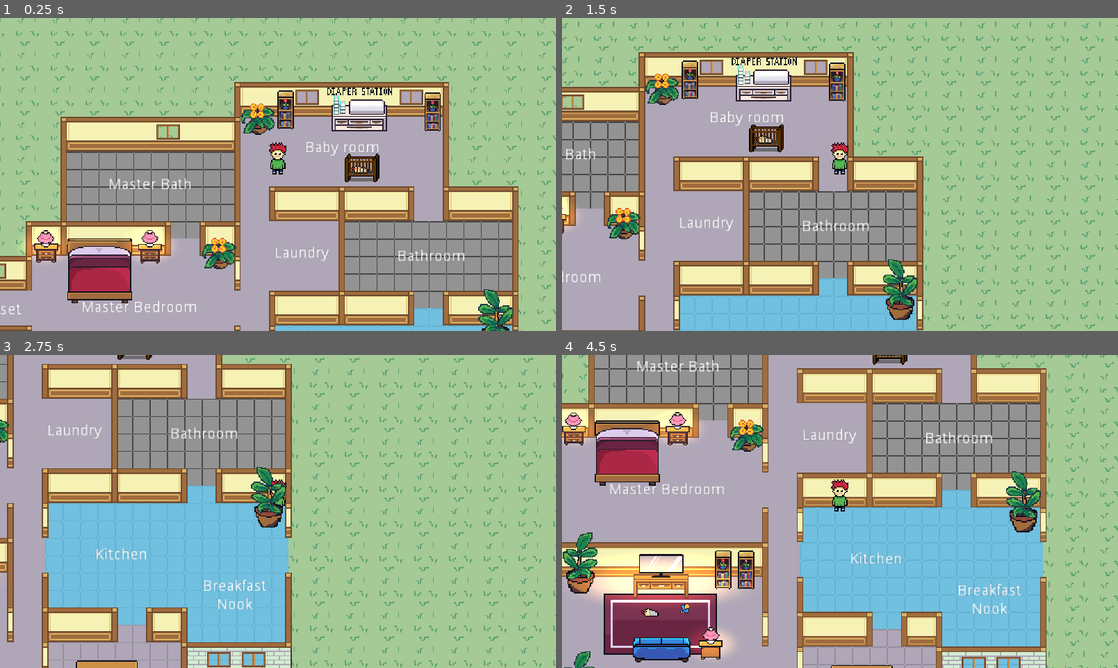
Above: before the commit, frames 1-4 (two rows, left to right).
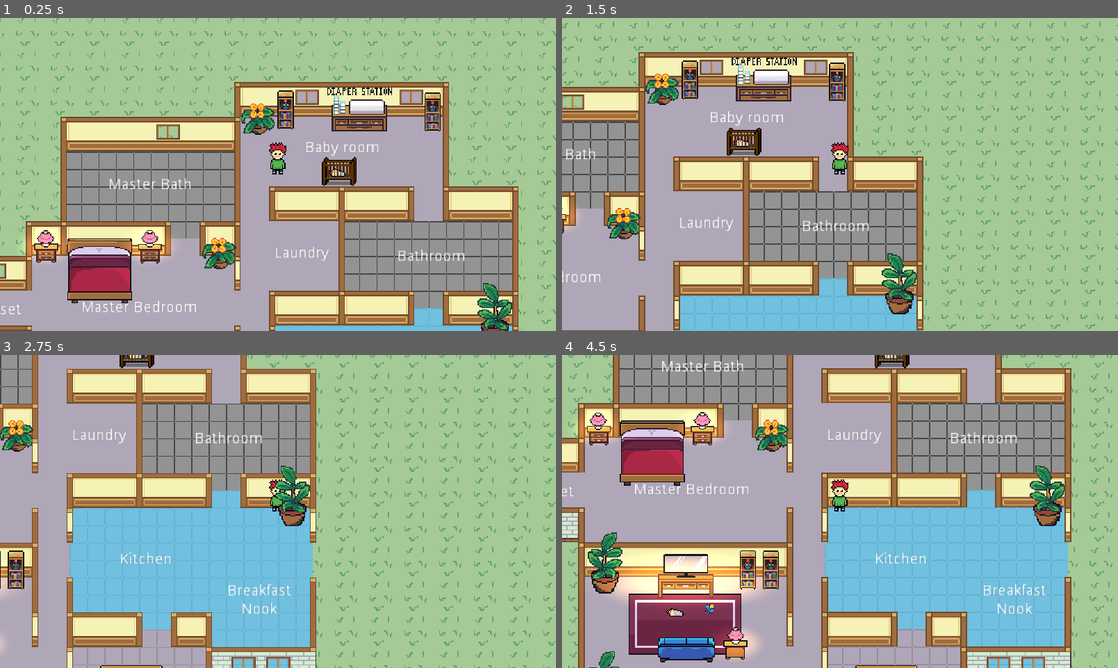
Above: after the commit, the same moments.

Repository: kevinms/godot-wild-jam-24
Game: Godot game, scene res://HouseV2.tscn
Two runs of this game, one before a commit and one after it. Both use one fixed random seed, a clock stepped at 60 frames per second and the inputs below. This scene is started directly instead of the project's main scene.
Inputs:
- Up to frame 1 (0.25 s): no input
- Up to frame 2 (1.5 s): tap Enter at 0.5 s; hold Right (ui_right) 0.53-1.28 s; hold Down (ui_down) from 1.28 s (still down)
- Up to frame 3 (2.75 s): release Down (ui_down) at 2.03 s; hold Right (ui_right) from 2.03 s (still down)
- Up to frame 4 (4.5 s): tap Space at 2.75 s; release Right (ui_right) at 2.78 s; hold Up (ui_up) 2.78-3.53 s; tap Enter at 3.5 s; hold Left (ui_left) from 3.53 s (still down)

The runs differ from the first frame. In frame 1, 1.7% of the frame differs, in the area x 57-93%, y 28-100%; in frame 2, 1.9%; in frame 3, 33%; in frame 4, 40%, in the area x 0-100%, y 0-100%.

Commit message:
Changed color palette of changing table.

Diff:
--- a/HouseV2.tscn
+++ b/HouseV2.tscn
@@ -428,7 +428,7 @@
 position = Vector2( 99.9185, 219.726 )
 
 [node name="PlantTall3" parent="YSort" instance=ExtResource( 12 )]
-position = Vector2( 509.687, 54.263 )
+position = Vector2( 508.98, 48.9597 )
 scale = Vector2( -1, 1 )
 
 [node name="Pacifier" parent="YSort" instance=ExtResource( 14 )]
@@ -447,7 +447,7 @@
 position = Vector2( 451.71, -150.535 )
 
 [node name="crib" parent="YSort" instance=ExtResource( 15 )]
-position = Vector2( 386.37, -105.948 )
+position = Vector2( 365.511, -102.766 )
 
 [node name="Node2D" parent="YSort" instance=ExtResource( 16 )]
 position = Vector2( 145.212, 10.8169 )
Binary file changed: Furniture/Assets/diaper-changing-station.png
Not shown, changed: Furniture/Assets/diaper-changing-station.xcf
